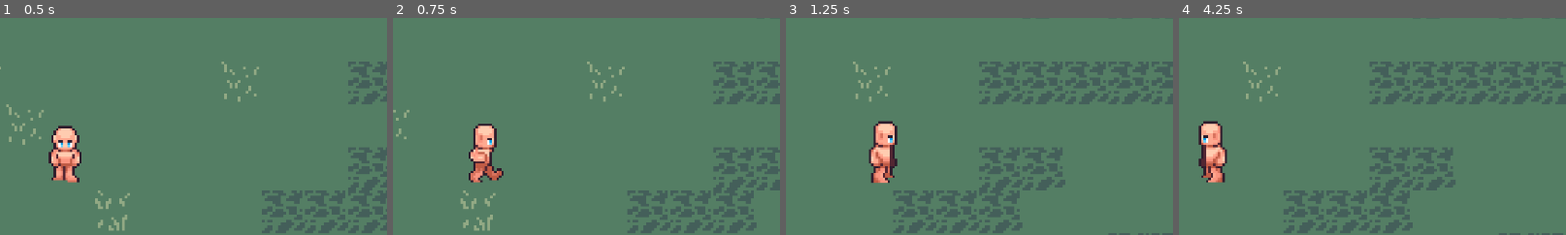
Above: before the commit, frames 1-4 (left to right).
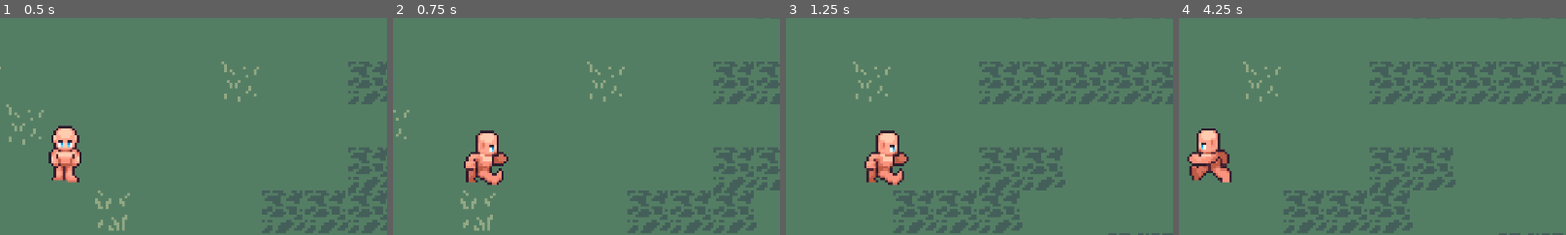
Above: after the commit, the same moments.

Repository: XDCocker420/Farming-Game-Project
Game: Godot game, scene res://scenes/maps/game_map.tscn
Two runs of this game, one before a commit and one after it. Both use one fixed random seed, a clock stepped at 60 frames per second and the inputs below.
Inputs:
- Up to frame 1 (0.5 s): no input
- Up to frame 2 (0.75 s): hold D (move_right) from 0.53 s (still down); hold Shift (sprint) from 0.53 s (still down)
- Up to frame 3 (1.25 s): keep holding D (move_right); keep holding Shift (sprint)
- Up to frame 4 (4.25 s): release D (move_right) at 1.28 s; release Shift (sprint) at 1.28 s; hold S (move_down) 1.28-2.03 s; tap E (interact) at 1.35 s; tap Shift (sprint) at 1.55, 2.3, 2.85 s; hold D (move_right) 2.03-2.78 s; hold F (interact2) 2.03-2.78 s; hold W (move_up) 2.78-3.53 s; hold A (move_left) from 3.53 s (still down); hold Shift (sprint) from 3.53 s (still down)
The pictures show only the part of the screen within x 42-91%, y 13-63%; the shares and areas given below are measured in that part.

Frame 1 is identical in both runs. In frame 2, 2.0% of the frame differs, in the area x 18-30%, y 48-78%; in frame 3, 2.1%, in the area x 20-32%, y 47-78%; in frame 4, 2.0%.

Commit message:
Refactor player animation and add sprint functionality

Diff:
--- a/scenes/characters/player.tscn
+++ b/scenes/characters/player.tscn
@@ -67,6 +67,70 @@
 atlas = ExtResource("2_pvxup")
 region = Rect2(384, 192, 48, 48)
 
+[sub_resource type="AtlasTexture" id="AtlasTexture_80rdk"]
+atlas = ExtResource("2_pvxup")
+region = Rect2(528, 48, 48, 48)
+
+[sub_resource type="AtlasTexture" id="AtlasTexture_q2dpd"]
+atlas = ExtResource("2_pvxup")
+region = Rect2(528, 96, 48, 48)
+
+[sub_resource type="AtlasTexture" id="AtlasTexture_r4ff5"]
+atlas = ExtResource("2_pvxup")
+region = Rect2(528, 144, 48, 48)
+
+[sub_resource type="AtlasTexture" id="AtlasTexture_n6l0c"]
+atlas = ExtResource("2_pvxup")
+region = Rect2(528, 192, 48, 48)
+
+[sub_resource type="AtlasTexture" id="AtlasTexture_g2ub2"]
+atlas = ExtResource("2_pvxup")
+region = Rect2(576, 48, 48, 48)
+
+[sub_resource type="AtlasTexture" id="AtlasTexture_adt3f"]
+atlas = ExtResource("2_pvxup")
+region = Rect2(576, 96, 48, 48)
+
+[sub_resource type="AtlasTexture" id="AtlasTexture_l4yic"]
+atlas = ExtResource("2_pvxup")
+region = Rect2(576, 144, 48, 48)
+
+[sub_resource type="AtlasTexture" id="AtlasTexture_pn3mw"]
+atlas = ExtResource("2_pvxup")
+region = Rect2(576, 192, 48, 48)
+
+[sub_resource type="AtlasTexture" id="AtlasTexture_na6ge"]
+atlas = ExtResource("2_pvxup")
+region = Rect2(672, 48, 48, 48)
+
+[sub_resource type="AtlasTexture" id="AtlasTexture_4fse2"]
+atlas = ExtResource("2_pvxup")
+region = Rect2(672, 96, 48, 48)
+
+[sub_resource type="AtlasTexture" id="AtlasTexture_jouse"]
+atlas = ExtResource("2_pvxup")
+region = Rect2(672, 144, 48, 48)
+
+[sub_resource type="AtlasTexture" id="AtlasTexture_deq2k"]
+atlas = ExtResource("2_pvxup")
+region = Rect2(672, 192, 48, 48)
+
+[sub_resource type="AtlasTexture" id="AtlasTexture_54lbh"]
+atlas = ExtResource("2_pvxup")
+region = Rect2(624, 48, 48, 48)
+
+[sub_resource type="AtlasTexture" id="AtlasTexture_l7w7o"]
+atlas = ExtResource("2_pvxup")
+region = Rect2(624, 96, 48, 48)
+
+[sub_resource type="AtlasTexture" id="AtlasTexture_ffark"]
+atlas = ExtResource("2_pvxup")
+region = Rect2(624, 144, 48, 48)
+
+[sub_resource type="AtlasTexture" id="AtlasTexture_yj7d2"]
+atlas = ExtResource("2_pvxup")
+region = Rect2(624, 192, 48, 48)
+
 [sub_resource type="AtlasTexture" id="AtlasTexture_dluki"]
 atlas = ExtResource("2_pvxup")
 region = Rect2(48, 48, 48, 48)
@@ -200,6 +264,74 @@
 "loop": true,
 "name": &"idle_up",
 "speed": 4.0
+}, {
+"frames": [{
+"duration": 1.0,
+"texture": SubResource("AtlasTexture_80rdk")
+}, {
+"duration": 1.0,
+"texture": SubResource("AtlasTexture_q2dpd")
+}, {
+"duration": 1.0,
+"texture": SubResource("AtlasTexture_r4ff5")
+}, {
+"duration": 1.0,
+"texture": SubResource("AtlasTexture_n6l0c")
+}],
+"loop": true,
+"name": &"sprint_down",
+"speed": 8.0
+}, {
+"frames": [{
+"duration": 1.0,
+"texture": SubResource("AtlasTexture_g2ub2")
+}, {
+"duration": 1.0,
+"texture": SubResource("AtlasTexture_adt3f")
+}, {
+"duration": 1.0,
+"texture": SubResource("AtlasTexture_l4yic")
+}, {
+"duration": 1.0,
+"texture": SubResource("AtlasTexture_pn3mw")
+}],
+"loop": true,
+"name": &"sprint_left",
+"speed": 8.0
+}, {
+"frames": [{
+"duration": 1.0,
+"texture": SubResource("AtlasTexture_na6ge")
+}, {
+"duration": 1.0,
+"texture": SubResource("AtlasTexture_4fse2")
+}, {
+"duration": 1.0,
+"texture": SubResource("AtlasTexture_jouse")
+}, {
+"duration": 1.0,
+"texture": SubResource("AtlasTexture_deq2k")
+}],
+"loop": true,
+"name": &"sprint_right",
+"speed": 8.0
+}, {
+"frames": [{
+"duration": 1.0,
+"texture": SubResource("AtlasTexture_54lbh")
+}, {
+"duration": 1.0,
+"texture": SubResource("AtlasTexture_l7w7o")
+}, {
+"duration": 1.0,
+"texture": SubResource("AtlasTexture_ffark")
+}, {
+"duration": 1.0,
+"texture": SubResource("AtlasTexture_yj7d2")
+}],
+"loop": true,
+"name": &"sprint_up",
+"speed": 8.0
 }, {
 "frames": [{
 "duration": 1.0,
@@ -282,7 +414,7 @@
 position = Vector2(0, -14)
 scale = Vector2(3.5, 3.5)
 sprite_frames = SubResource("SpriteFrames_0sqjb")
-animation = &"walk_left"
+animation = &"sprint_up"
 autoplay = "idle_down"
 
 [node name="CollisionShape2D" type="CollisionShape2D" parent="."]
--- a/scripts/characters/player.gd
+++ b/scripts/characters/player.gd
@@ -63,6 +63,8 @@
 
 func update_animation(direction: Vector2):
     var animation_type = "walk" if direction.length() > 0 else "idle"
+    if Input.is_action_pressed("sprint") and direction.length():
+        animation_type = "sprint"
     var animation_name = animation_type + "_" + looking_direction
     sprite.play(animation_name)
 
Not shown: 1 places in scenes/characters/player.tscn that only renumber resources
